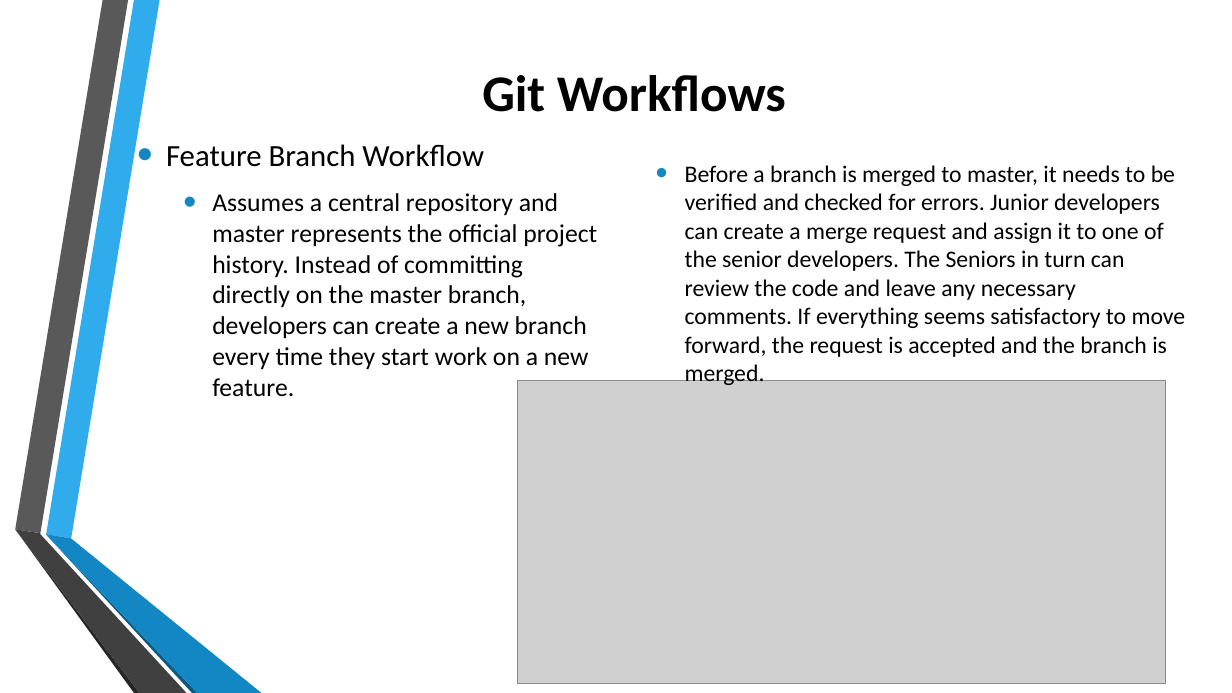
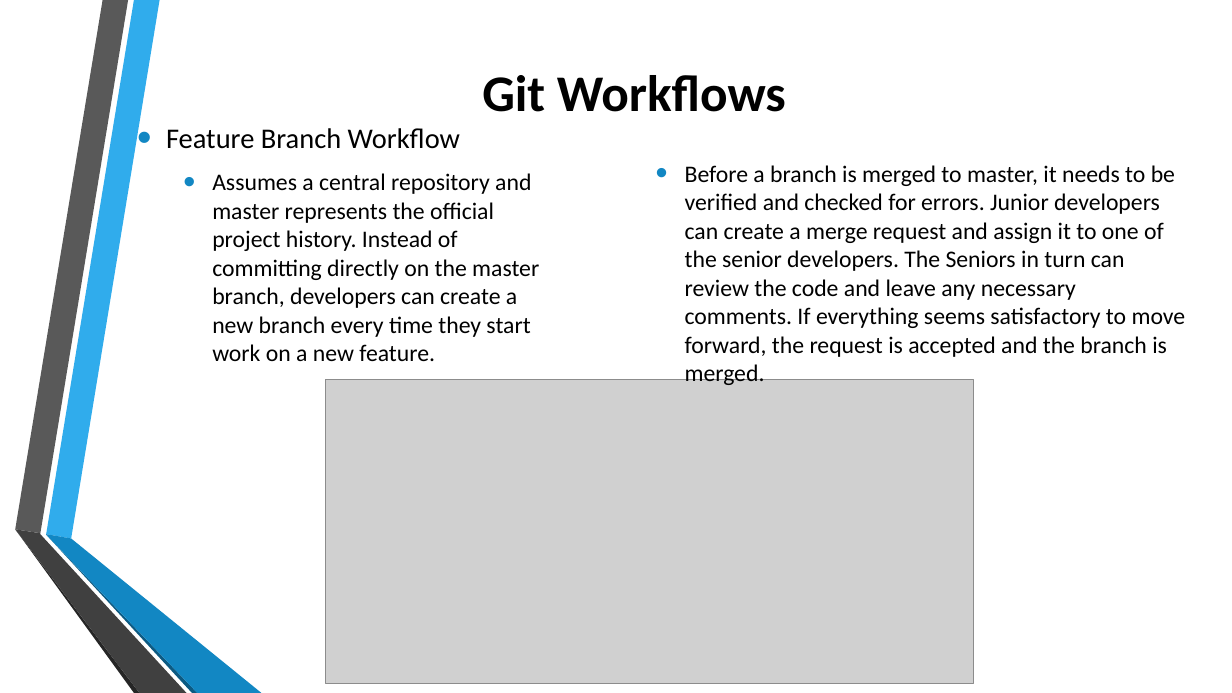
Before and after one commit to errol20/GitPPT, a slide deck: slide 66 of Version Control using Git.pptx (slide 63 before the commit). Drawn at 1232x693 pixels with LibreOffice and Linux fonts; fonts in the diff are those of the drawing; grey boxes stand for pictures; background and template pictures are left out. Boxes give left, top, right and bottom in pixels: in the first picture for what was removed or moved away, otherwise in the second. Text is boxed around its words. In the diff, an @@ line names an element or a change of style, - is before the commit and + after.

```diff
--- a/Version Control using Git.pptx
+++ b/Version Control using Git.pptx
@@ text "Feature Branch Workflow" at [166,128,539,361]: size 24 to 22.2 pt in "Feature Branch Workflow"; size 20 to 18.5 pt in "Assumes a central repository and master represents ..." @@
@@ picture: place and size @@
-picture at [518,380,1165,684]
+picture at [325,380,973,684]
```
Also in this commit, not shown: 2 other slides changed, 3 slides added.
